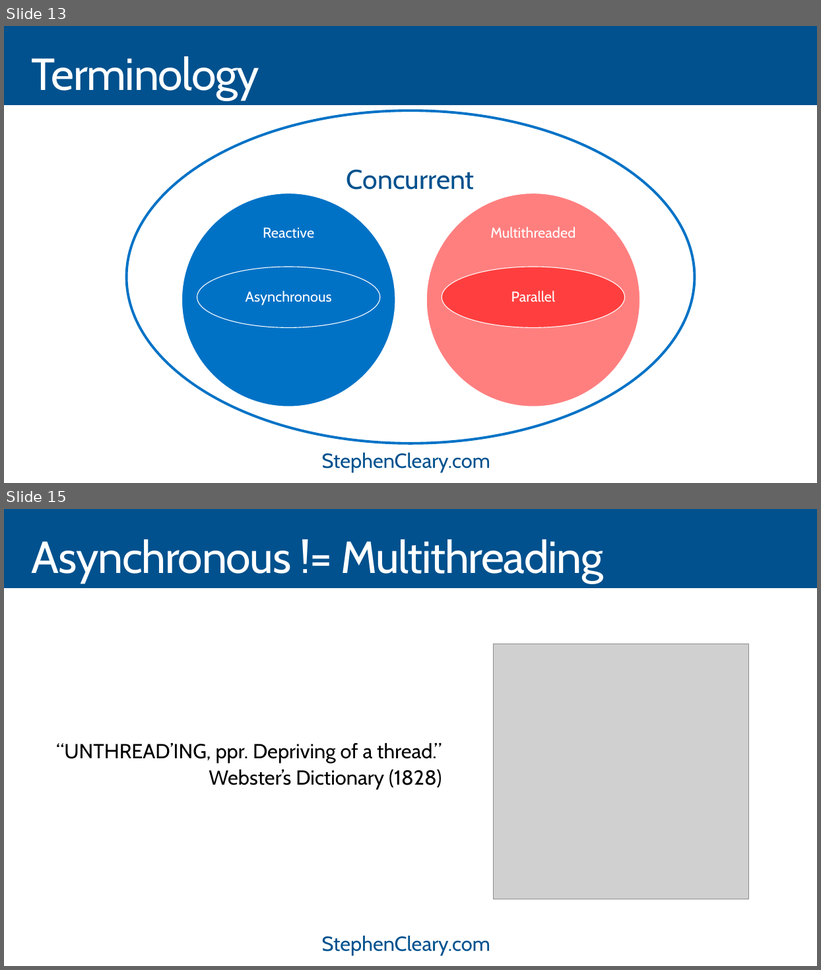
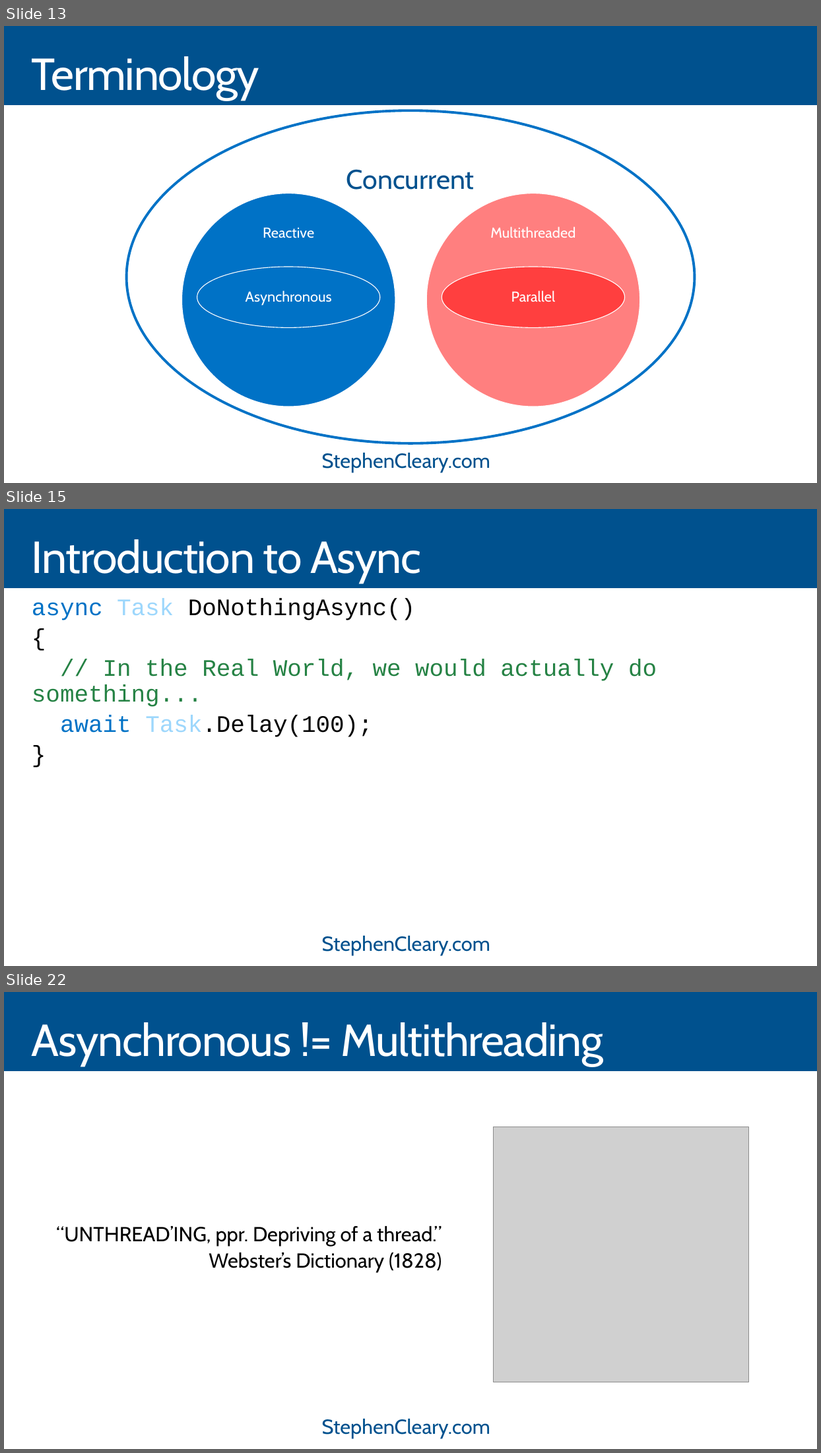
Before and after one commit to StephenCleary/Presentations, a slide deck: Asynchronous Parallel Reactive - HELP!/Asynchronous Parallel Reactive Help - 16.9.pptx. Shown one above the other, each under a label of ours: slides 13 and 15 before the commit, slides 13, 15 and 22 after it; the slides between them are not shown. The pictures are 821x970 and 821x1453 pixels, drawn with LibreOffice and Linux fonts; fonts in the diff are those of the drawing; grey boxes stand for pictures. Boxes give left, top, right and bottom in pixels: in the first picture for what was removed or moved away, otherwise in the second. Text is boxed around its words. In the diff, an @@ line names an element or a change of style, - is before the commit and + after.

```diff
--- a/Asynchronous Parallel Reactive - HELP!/Asynchronous Parallel Reactive Help - 16.9.pptx
+++ b/Asynchronous Parallel Reactive - HELP!/Asynchronous Parallel Reactive Help - 16.9.pptx
@@ slide 15 added at [4,509,817,966], background #00518E; not listed: 3 template elements that a slide beside it also shows @@
@@ title added at [32,539,421,584], 52.9 pt, text #FFFFFF @@
+Introduction to Async
@@ text added at [32,598,657,737], 28 pt, text #258244 @@
+async Task DoNothingAsync()
+{
+// In the Real World, we would actually do something...
+await Task.Delay(100);
+}
@@ what was slide 15 is now slide 22 @@
```
Also in this commit, not shown: 2 slides changed, 6 other slides added.
